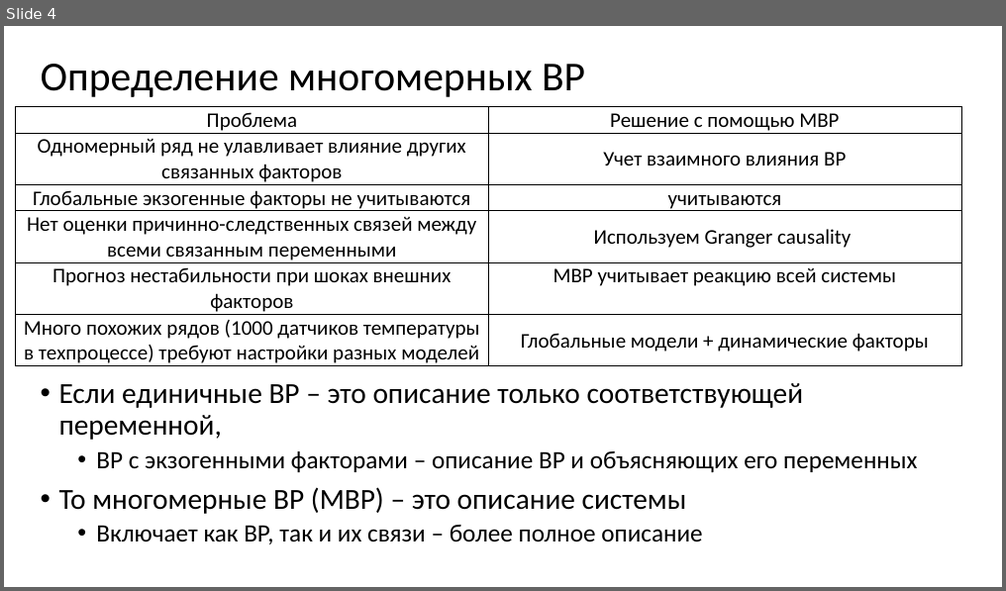
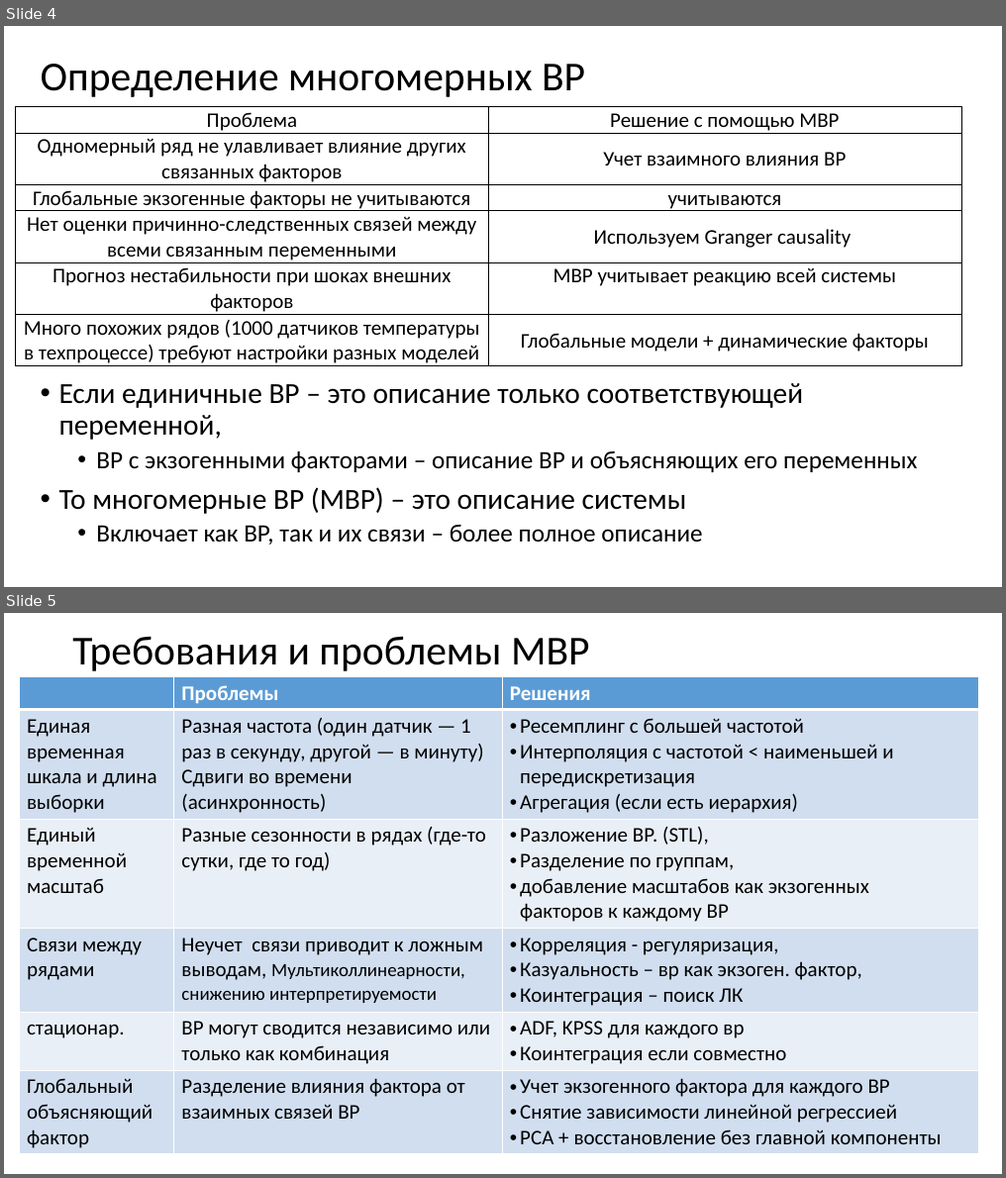
Before and after one commit to MVRonkin/TimeSeriesCourse, a slide deck: 2025/LEC/06-1 многомерные ВР.pptx. Shown one above the other, each under a label of ours: slide 4 before the commit, slides 4 and 5 after it. The pictures are 1006x591 and 1006x1178 pixels, drawn with LibreOffice and Linux fonts; fonts in the diff are those of the drawing. Boxes give left, top, right and bottom in pixels: in the first picture for what was removed or moved away, otherwise in the second. Text is boxed around its words. In the diff, an @@ line names an element or a change of style, - is before the commit and + after.

```diff
--- a/2025/LEC/06-1 многомерные ВР.pptx
+++ b/2025/LEC/06-1 многомерные ВР.pptx
@@ slide 5 added at (x1=4, y1=613, x2=1002, y2=1174), background #FFFFFF @@
@@ title added at (x1=72, y1=636, x2=590, y2=671), 39.6 pt, text #000000 @@
+Требования и проблемы МВР
@@ table added at (x1=20, y1=676, x2=979, y2=1153), 6 rows, 3 columns @@
+ | Проблемы | Решения
+Единая временная шкала и длина выборки | Разная частота (один датчик — 1 раз в секунду, другой — в минуту) / Сдвиги во времени (асинхронность) | Ресемплинг с большей частотой / Интерполяция с частотой < наименьшей и передискретизация / Агрегация (если есть иерархия)
+Единый временной масштаб | Разные сезонности в рядах (где-то сутки, где то год) | Разложение ВР. (STL), / Разделение по группам, / добавление масштабов как экзогенных факторов к каждому ВР
+Связи между рядами | Неучет связи приводит к ложным выводам, Мультиколлинеарности, снижению интерпретируемости | Корреляция - регуляризация, / Казуальность – вр как экзоген. фактор, / Коинтеграция – поиск ЛК
+стационар. | ВР могут сводится независимо или только как комбинация | ADF, KPSS для каждого вр / Коинтеграция если совместно
+Глобальный объясняющий фактор | Разделение влияния фактора от взаимных связей ВР | Учет экзогенного фактора для каждого ВР / Снятие зависимости линейной регрессией / PCA + восстановление без главной компоненты
```
Also in this commit, not shown: 5 slides changed, 7 other slides added, 2 slides removed.
